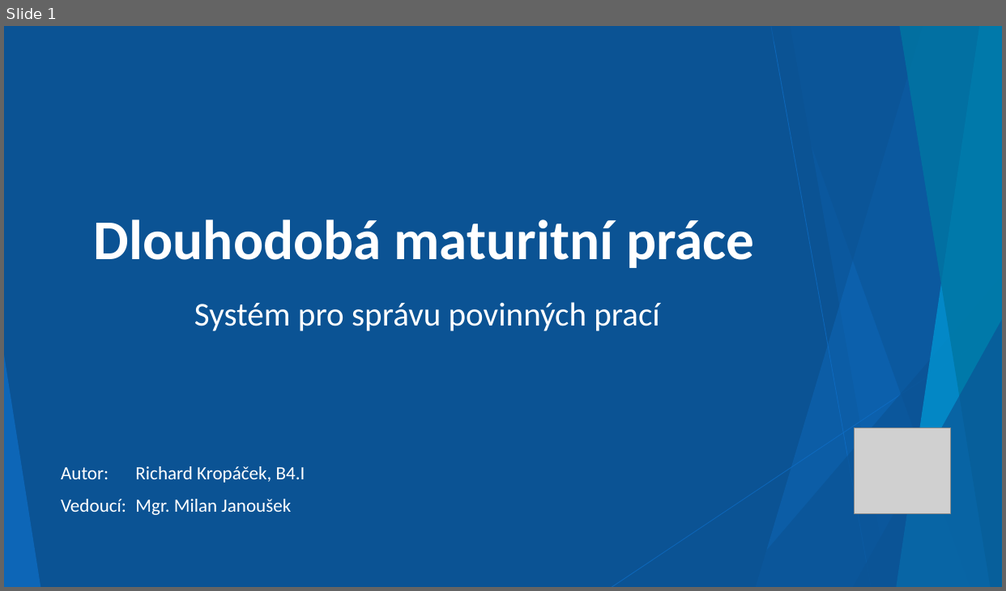
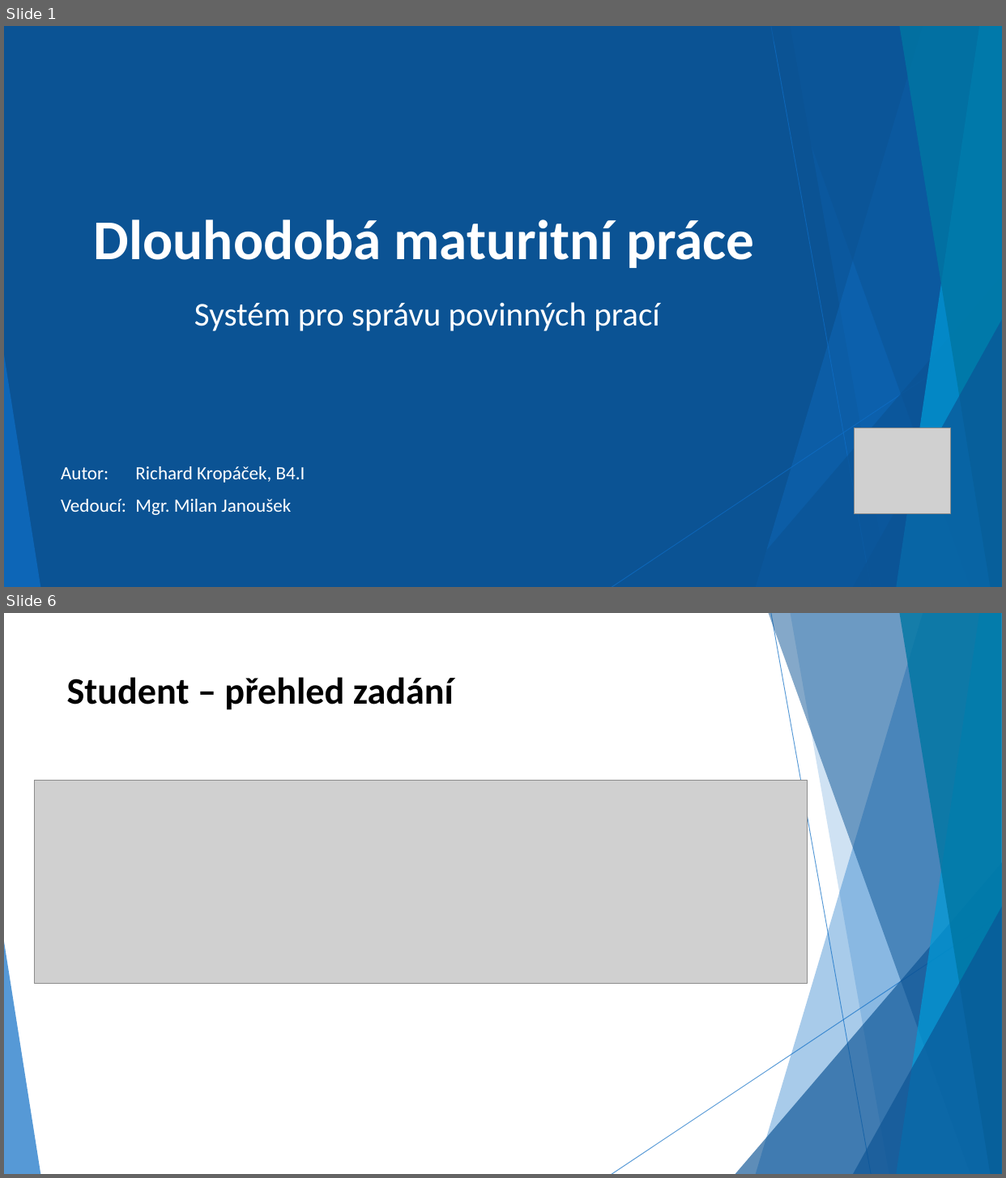
Before and after one commit to Kropi11/Maturitni-zkouska, a slide deck: Dlouhodoba maturitni prace/DMP-prezentace.pptx. Shown one above the other, each under a label of ours: slide 1 before the commit, slides 1 and 6 after it; the slides between them are not shown. The pictures are 1006x591 and 1006x1178 pixels, drawn with LibreOffice and Linux fonts; fonts in the diff are those of the drawing; grey boxes stand for pictures. Boxes give left, top, right and bottom in pixels: in the first picture for what was removed or moved away, otherwise in the second. Text is boxed around its words. In the diff, an @@ line names an element or a change of style, - is before the commit and + after.

```diff
--- a/Dlouhodoba maturitni prace/DMP-prezentace.pptx
+++ b/Dlouhodoba maturitni prace/DMP-prezentace.pptx
@@ slide 6 added at box(4, 613, 1002, 1174), background #FFFFFF; not listed: 9 template elements that a slide beside it also shows @@
@@ title added at box(67, 677, 454, 710), 36 pt, text #000000, bold @@
+Student – přehled zadání
@@ picture added at box(34, 780, 807, 983) @@
@@ triangle added at box(4, 942, 40, 1174), fill #0F6FC6 at 70% opacity @@
```
Also in this commit, not shown: 27 other slides added, 4 slides removed.
